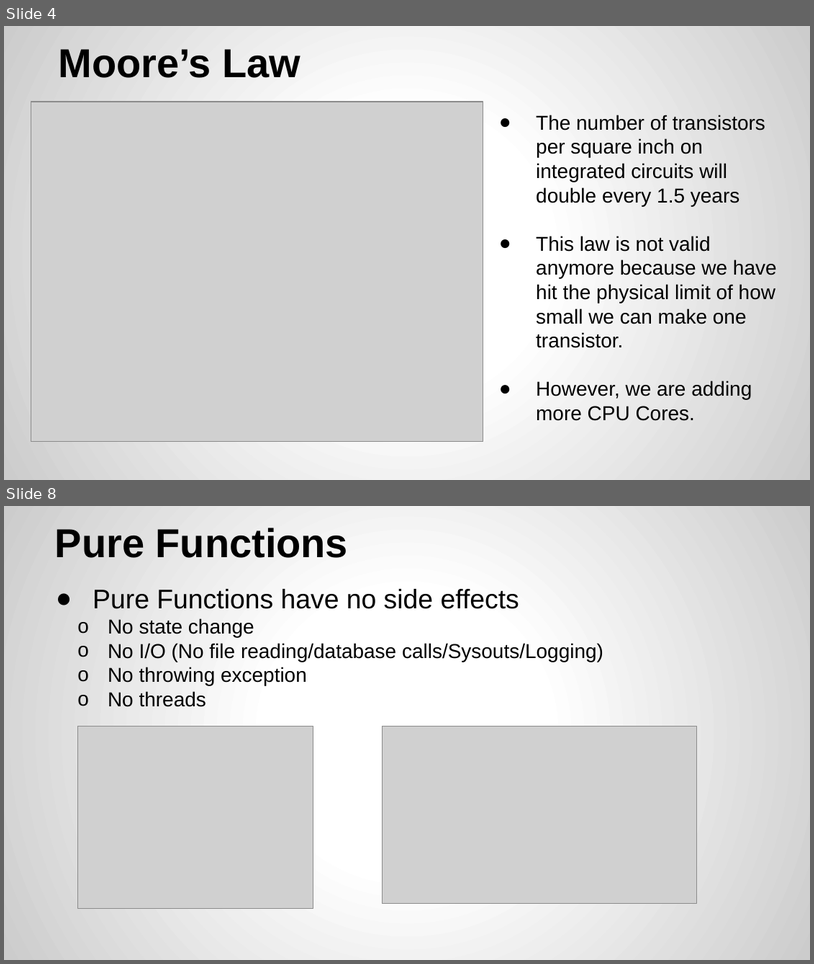
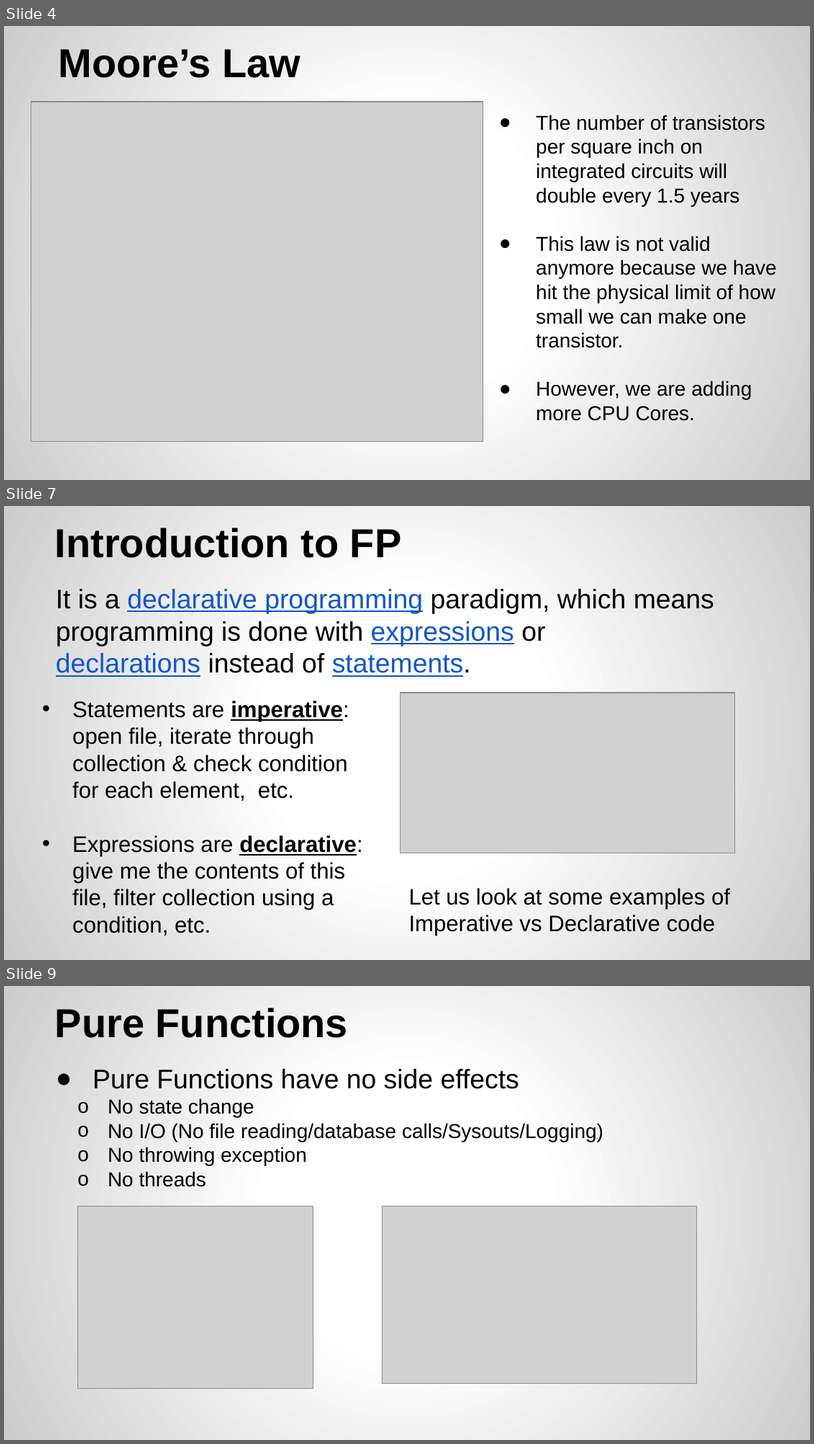
Before and after one commit to yogeshrnaik/presentations, a slide deck: Functional Programming with Java 8.pptx. Shown one above the other, each under a label of ours: slides 4 and 8 before the commit, slides 4, 7 and 9 after it; the slides between them are not shown. The pictures are 814x964 and 814x1444 pixels, drawn with LibreOffice and Linux fonts; fonts in the diff are those of the drawing; grey boxes stand for pictures. Boxes give left, top, right and bottom in pixels: in the first picture for what was removed or moved away, otherwise in the second. Text is boxed around its words. In the diff, an @@ line names an element or a change of style, - is before the commit and + after.

```diff
--- a/Functional Programming with Java 8.pptx
+++ b/Functional Programming with Java 8.pptx
@@ slide 7 added at [4,506,810,960], background gradient #FFFFFF to #CCCCCC @@
@@ title added at [55,528,401,558], 36 pt, text #000000, bold @@
+Introduction to FP
@@ text added at [56,589,715,677], 24 pt, text #000000 @@
+It is a declarative programming paradigm, which means programming is done with expressions or declarations instead of statements.
@@ picture added at [400,692,735,853] @@
@@ text added at [72,700,363,935], 20 pt, text #000000 @@
+• Statements are imperative: open file, iterate through collection & check condition for each element, etc.
+• Expressions are declarative: give me the contents of this file, filter collection using a condition, etc.
@@ text added at [409,888,730,935], 20 pt, text #000000 @@
+Let us look at some examples of Imperative vs Declarative code
@@ what was slide 8 is now slide 9 @@
```
Also in this commit, not shown: 8 slides changed, 4 other slides added.
